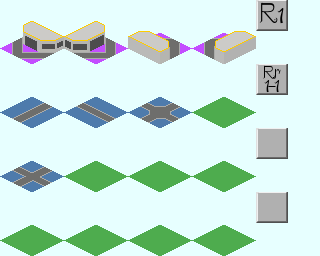
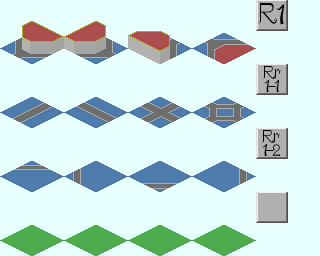
Before/after of a w=320, h=256 layered artwork. What changed in the layer stack:
added layer "R1" above "Rr ... #1" over [258, 2, 285, 25]
added layer "Rr ... #1" above "Rr ..." over [262, 129, 281, 157]
removed layer "クリップボード" over [148, 102, 180, 119]
painted on "Image" over [0, 2, 284, 192]
